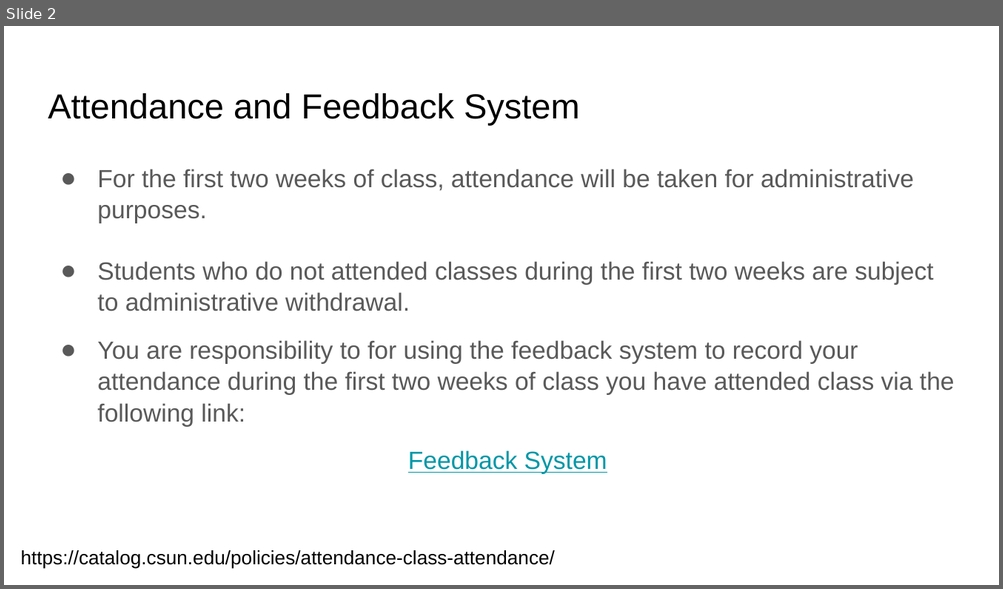
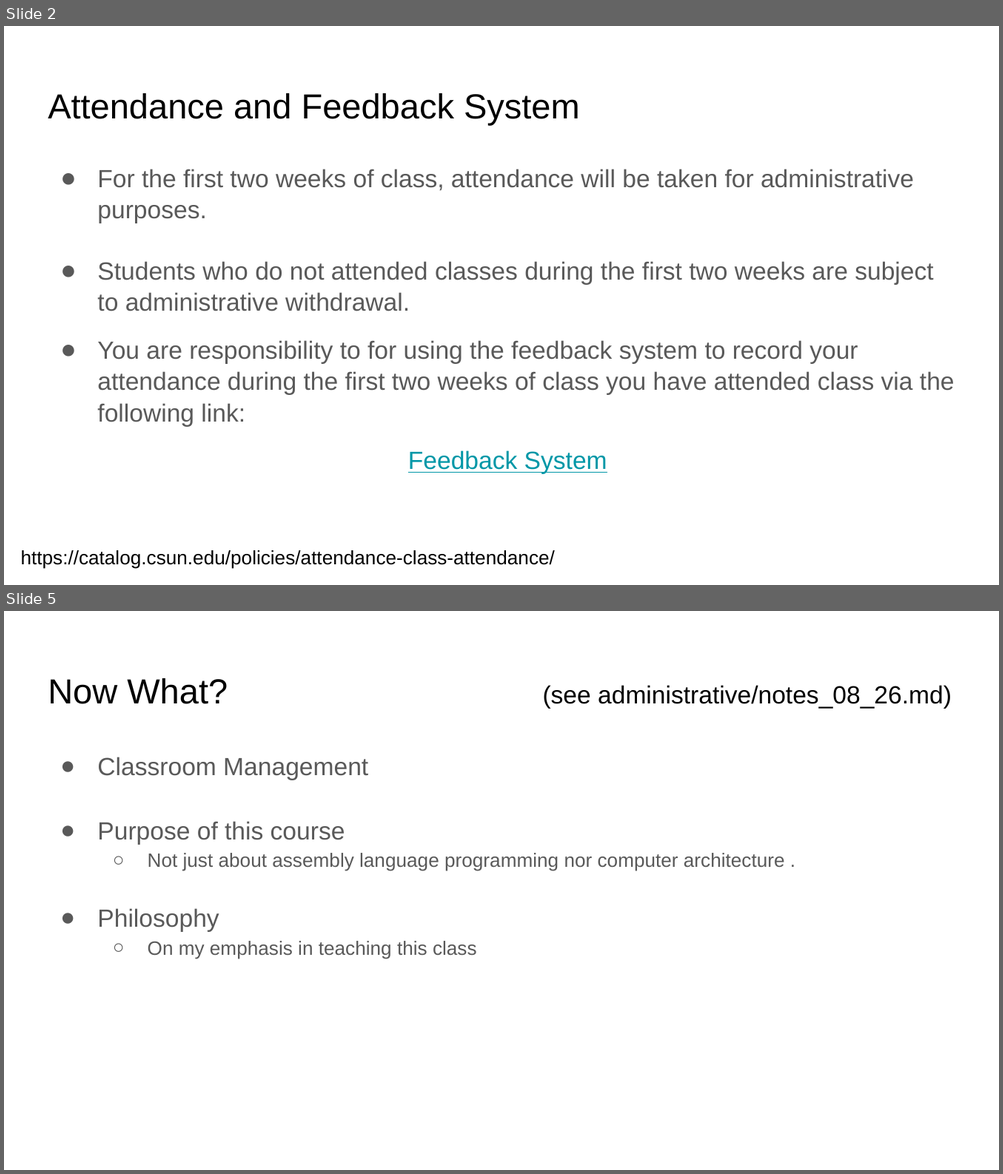
Before and after one commit to COMP122/comp122-f24, a slide deck: administrative/slide_presentations/.hidden/day1_agenda.pptx. Shown one above the other, each under a label of ours: slide 2 before the commit, slides 2 and 5 after it; the slides between them are not shown. The pictures are 1003x589 and 1003x1174 pixels, drawn with LibreOffice and Linux fonts; fonts in the diff are those of the drawing. Boxes give left, top, right and bottom in pixels: in the first picture for what was removed or moved away, otherwise in the second. Text is boxed around its words. In the diff, an @@ line names an element or a change of style, - is before the commit and + after.

```diff
--- a/administrative/slide_presentations/.hidden/day1_agenda.pptx
+++ b/administrative/slide_presentations/.hidden/day1_agenda.pptx
@@ slide 5 added at box(4, 611, 999, 1170), background #FFFFFF @@
@@ title added at box(48, 678, 951, 708), 18 pt, text #000000 @@
+Now What? (see administrative/notes_08_26.md)
@@ text added at box(97, 757, 785, 959), 14 pt, text #595959 @@
+● Classroom Management
+● Purpose of this course
+  ○ Not just about assembly language programming nor computer architecture .
+● Philosophy
+  ○ On my emphasis in teaching this class
```
Also in this commit, not shown: 4 slides changed, 1 other slide added, 1 slide removed, 6 other files.
